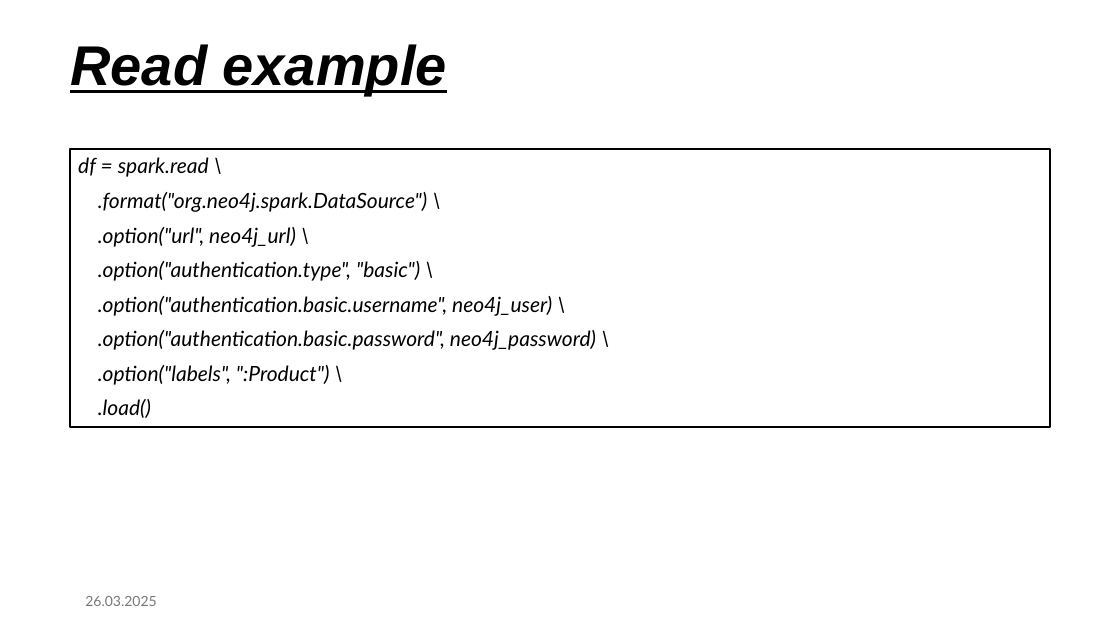
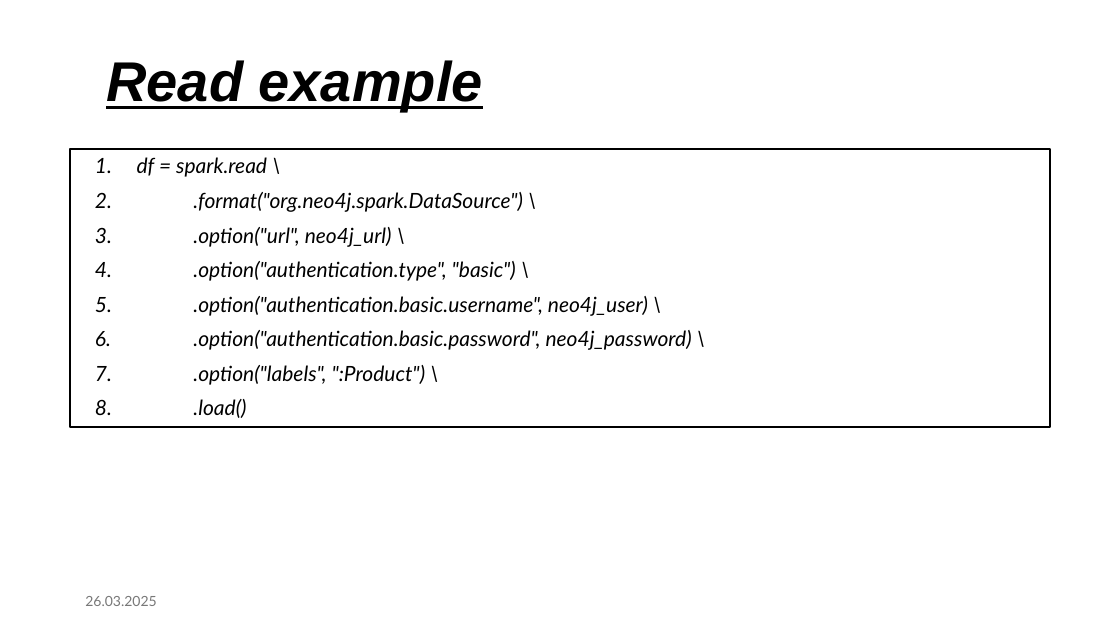
Before and after one commit to pcamarillor/P2025_ESI3914N, a slide deck: slide 9 of spark_cluster/notebooks/examples/tarea_NoSQL.pptx. Drawn at 1120x630 pixels with LibreOffice and Linux fonts; fonts in the diff are those of the drawing. Boxes give left, top, right and bottom in pixels: in the first picture for what was removed or moved away, otherwise in the second. Text is boxed around its words. In the diff, an @@ line names an element or a change of style, - is before the commit and + after.

Commit message:
just_some_formating_pptx

```diff
--- a/spark_cluster/notebooks/examples/tarea_NoSQL.pptx
+++ b/spark_cluster/notebooks/examples/tarea_NoSQL.pptx
@@ title "Read example" moved from (x1=70, y1=44, x2=447, y2=95) to (x1=106, y1=60, x2=483, y2=111) @@
@@ text in rectangle at (x1=95, y1=157, x2=692, y2=418): text changed @@
-df = spark.read \
-.format("org.neo4j.spark.DataSource") \
-.option("url", neo4j_url) \
-.option("authentication.type", "basic") \
-.option("authentication.basic.username", neo4j_user) \
-.option("authentication.basic.password", neo4j_password) \
-.option("labels", ":Product") \
-.load()
+1. df = spark.read \
+2. .format("org.neo4j.spark.DataSource") \
+3. .option("url", neo4j_url) \
+4. .option("authentication.type", "basic") \
+5. .option("authentication.basic.username", neo4j_user) \
+6. .option("authentication.basic.password", neo4j_password) \
+7. .option("labels", ":Product") \
+8. .load()
```
Also in this commit, not shown: 5 other slides changed.
